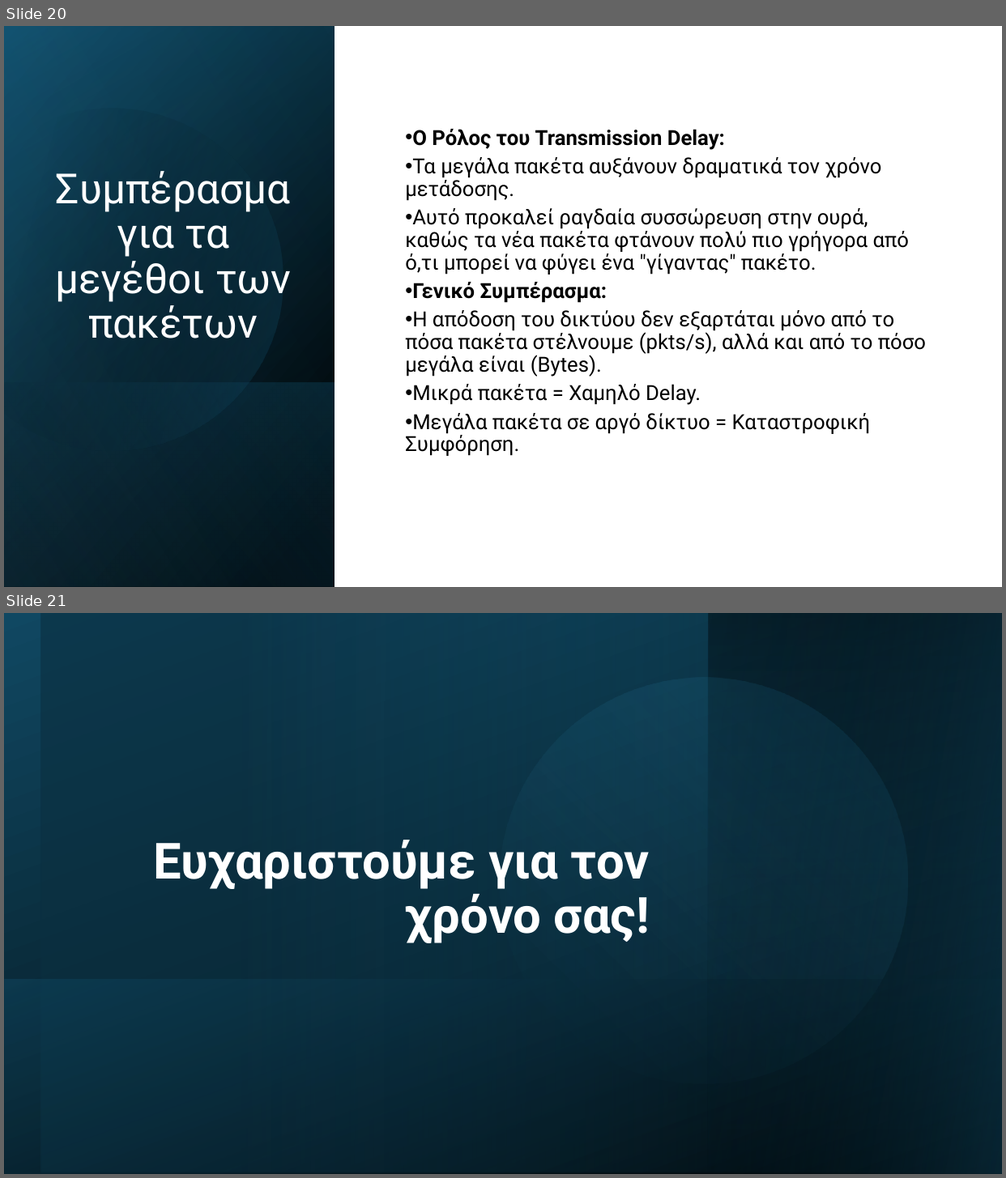
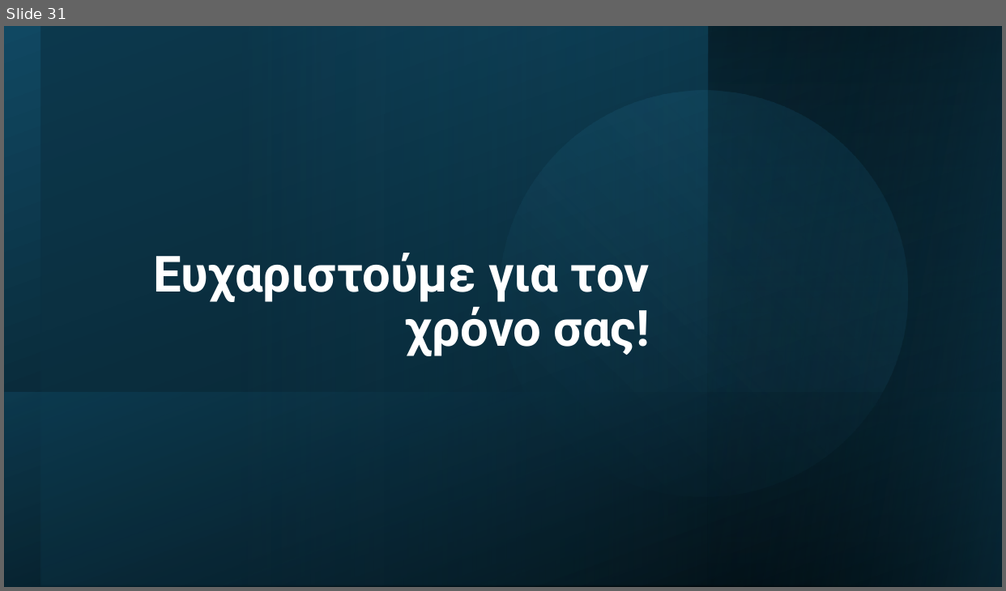
Before and after one commit to AlexandrosChal/Event-driven-network-simulation-in-Python-and-SimPy, a slide deck: Παρουσίαση.pptx. Shown one above the other, each under a label of ours: slides 20 and 21 before the commit, slide 31 after it. The pictures are 1006x1178 and 1006x591 pixels, drawn with LibreOffice and Linux fonts; fonts in the diff are those of the drawing. Boxes give left, top, right and bottom in pixels: in the first picture for what was removed or moved away, otherwise in the second. Text is boxed around its words. In the diff, an @@ line names an element or a change of style, - is before the commit and + after.

```diff
--- a/Παρουσίαση.pptx
+++ b/Παρουσίαση.pptx
@@ slide 20 removed at <box>4,26,1002,587</box>, background #FFFFFF @@
@@ rectangle removed at <box>4,26,1002,587</box> @@
@@ rectangle removed at <box>4,26,335,587</box> @@
@@ rectangle removed at <box>4,27,335,587</box> @@
@@ rectangle removed at <box>4,26,335,587</box> @@
@@ freeform shape removed at <box>4,68,324,485</box> @@
@@ subtitle removed at <box>405,129,926,456</box> @@
-• Ο Ρόλος του Transmission Delay:
-• Τα μεγάλα πακέτα αυξάνουν δραματικά τον χρόνο μετάδοσης.
-• Αυτό προκαλεί ραγδαία συσσώρευση στην ουρά, καθώς τα νέα πακέτα φτάνουν πολύ πιο γρήγορα από ό,τι μπορεί να φύγει ένα "γίγαντας" πακέτο.
-• Γενικό Συμπέρασμα:
-• Η απόδοση του δικτύου δεν εξαρτάται μόνο από το πόσα πακέτα στέλνουμε (pkts/s), αλλά και από το πόσο μεγάλα είναι (Bytes).
-• Μικρά πακέτα = Χαμηλό Delay.
-• Μεγάλα πακέτα σε αργό δίκτυο = Καταστροφική Συμφόρηση.
@@ title removed at <box>55,171,292,339</box> @@
-Συμπέρασμα για τα μεγέθοι των πακέτων
@@ rectangle removed at <box>4,382,335,587</box> @@
@@ what was slide 21 is now slide 31 @@
```
Also in this commit, not shown: 11 slides added, 3 other files.
